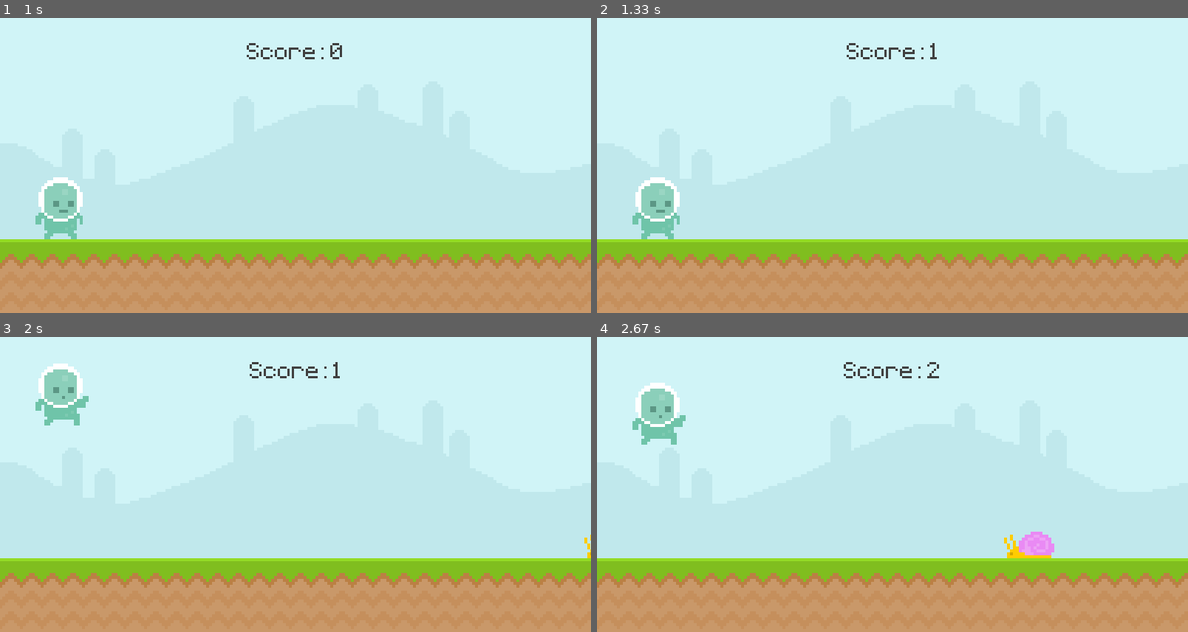
Above: before the commit, frames 1-4 (two rows, left to right).
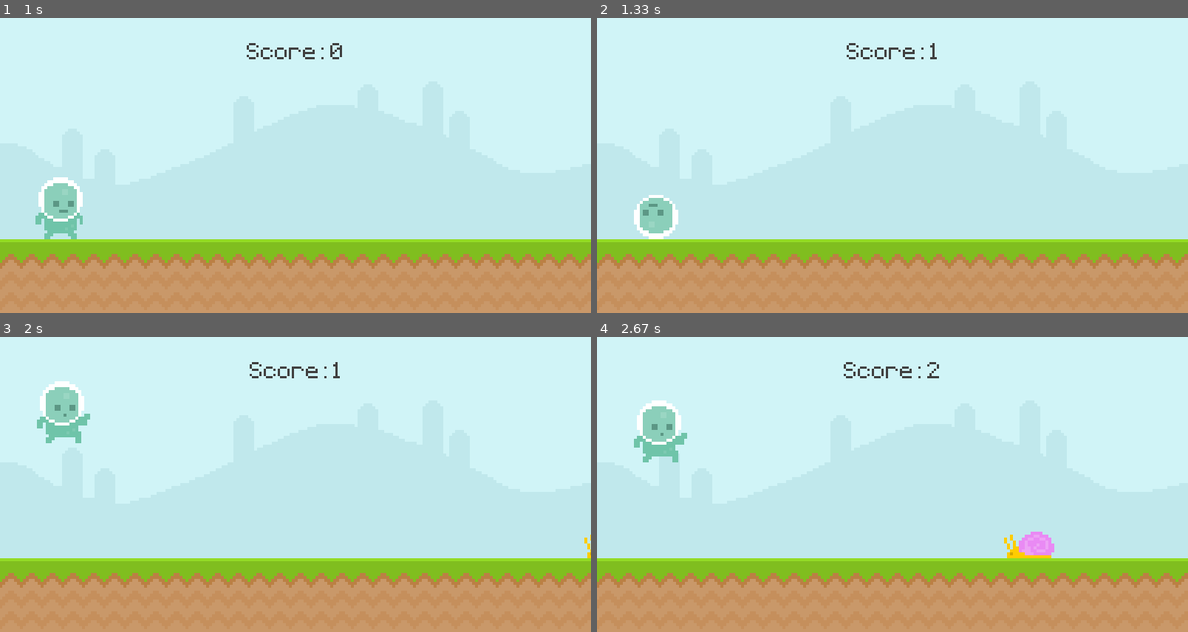
Above: after the commit, the same moments.

Repository: clear-code-projects/UltimatePygameIntro
Game: pygame game, started from runner_class only.py
Two runs of this game, one before a commit and one after it. Both use one fixed random seed, a clock stepped at 60 frames per second and the inputs below.
Inputs:
- Up to frame 1 (1 s): tap Space at 0.33 s
- Up to frame 2 (1.33 s): hold Down from 1.17 s (still down)
- Up to frame 3 (2 s): release Down at 1.63 s; hold Down from 1.67 s (still down); tap Space at 1.73 s
- Up to frame 4 (2.67 s): release Down at 2.03 s; hold Down 2.07-2.37 s; tap Space at 2.13, 2.47 s; hold Down from 2.4 s (still down)

Frame 1 is identical in both runs. In frame 2, 1.1% of the frame differs, in the area x 6-14%, y 54-75%; in frame 3, 1.5%, in the area x 6-16%, y 9-36%; in frame 4, 1.5%.

Commit message:
Implemented crouch function with an animation to go with it

Diff:
--- a/runner_class only.py
+++ b/runner_class only.py
@@ -9,14 +9,22 @@
 		player_walk_2 = pygame.image.load('graphics/player/player_walk_2.png').convert_alpha()
 		self.player_walk = [player_walk_1,player_walk_2]
 		self.player_index = 0
+
 		self.player_jump = pygame.image.load('graphics/player/jump.png').convert_alpha()
+
+		self.crouch = pygame.image.load('graphics/player/crouch_0.png').convert_alpha()
+		crouch_1 = pygame.image.load('graphics/player/crouch_1.png').convert_alpha()
+		crouch_2 = pygame.image.load('graphics/player/crouch_2.png').convert_alpha()
+		crouch_3 = pygame.image.load('graphics/player/crouch_3.png').convert_alpha()
+		self.player_crouch = [self.crouch,crouch_1,crouch_2,crouch_3]
+		self.crouch_index = 0
 
 		self.image = self.player_walk[self.player_index]
 		self.rect = self.image.get_rect(midbottom = (80,300))
 		self.gravity = 0
 
 		self.jump_sound = pygame.mixer.Sound('audio/jump.mp3')
-		self.jump_sound.set_volume(0.5)
+		self.jump_sound.set_volume(0.05)
 
 	def player_input(self):
 		keys = pygame.key.get_pressed()
@@ -31,12 +39,24 @@
 			self.rect.bottom = 300
 
 	def animation_state(self):
+		keys = pygame.key.get_pressed()
+
 		if self.rect.bottom < 300:
 			self.image = self.player_jump
+
+		#TODO Optimization
+		elif keys[pygame.K_DOWN] and self.rect.bottom == 300:
+			self.crouch_index += 0.25
+			if self.crouch_index >= len(self.player_crouch):
+				self.crouch_index = 0
+			self.image = self.player_crouch[int(self.crouch_index)]
+			self.rect = self.image.get_rect(midbottom = (80,300))
 		else:
 			self.player_index += 0.1
-			if self.player_index >= len(self.player_walk):self.player_index = 0
+			if self.player_index >= len(self.player_walk):
+				self.player_index = 0
 			self.image = self.player_walk[int(self.player_index)]
+			self.rect = self.image.get_rect(midbottom = (80,300))
 
 	def update(self):
 		self.player_input()
@@ -106,6 +126,7 @@
 start_time = 0
 score = 0
 bg_music = pygame.mixer.Sound('audio/music.wav')
+bg_music.set_volume(0.05)
 bg_music.play(loops = -1)
 
 #Groups
Binary file added: graphics/Player/crouch_0.png
Binary file added: graphics/Player/crouch_1.png
Binary file added: graphics/Player/crouch_2.png
Binary file added: graphics/Player/crouch_3.png
